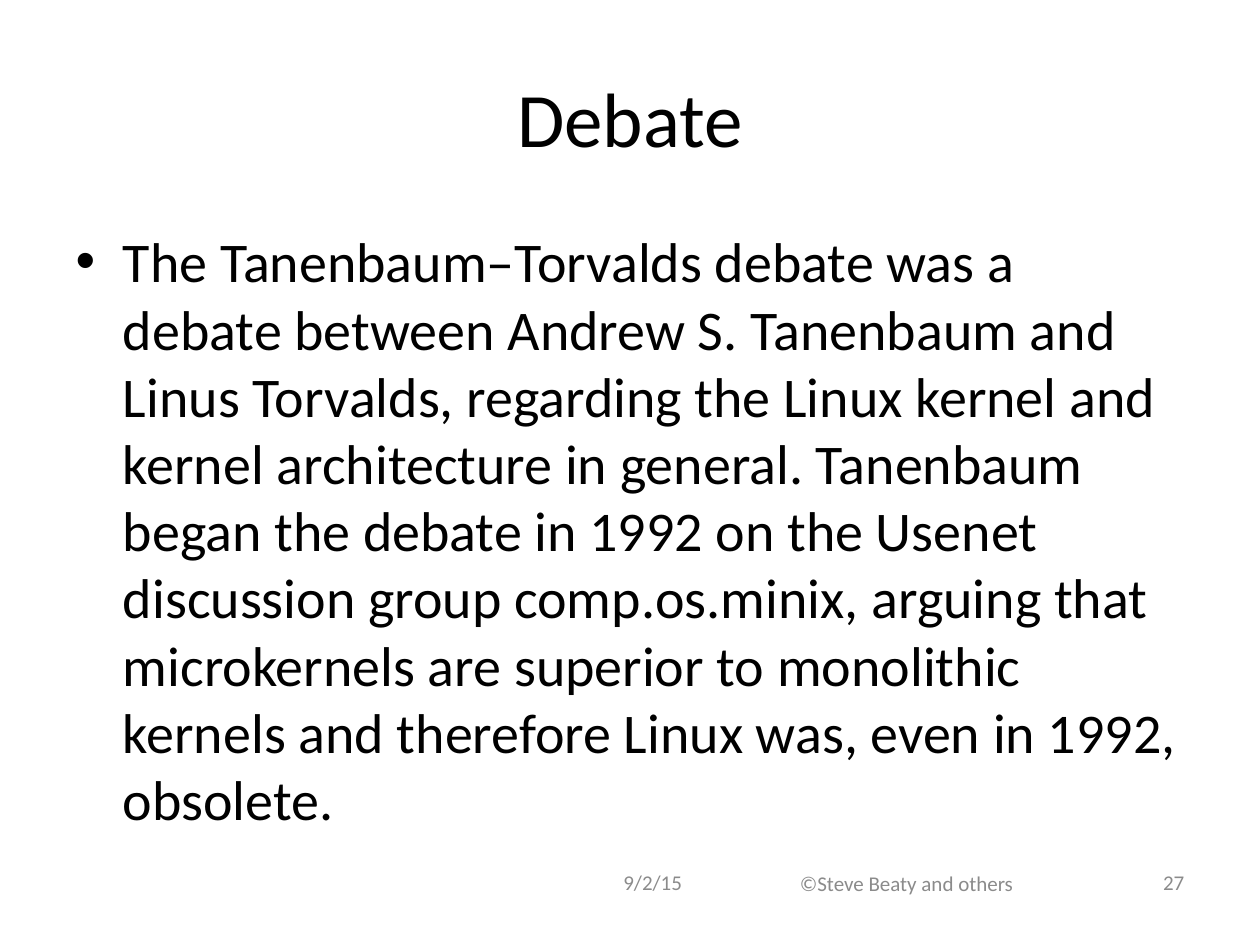
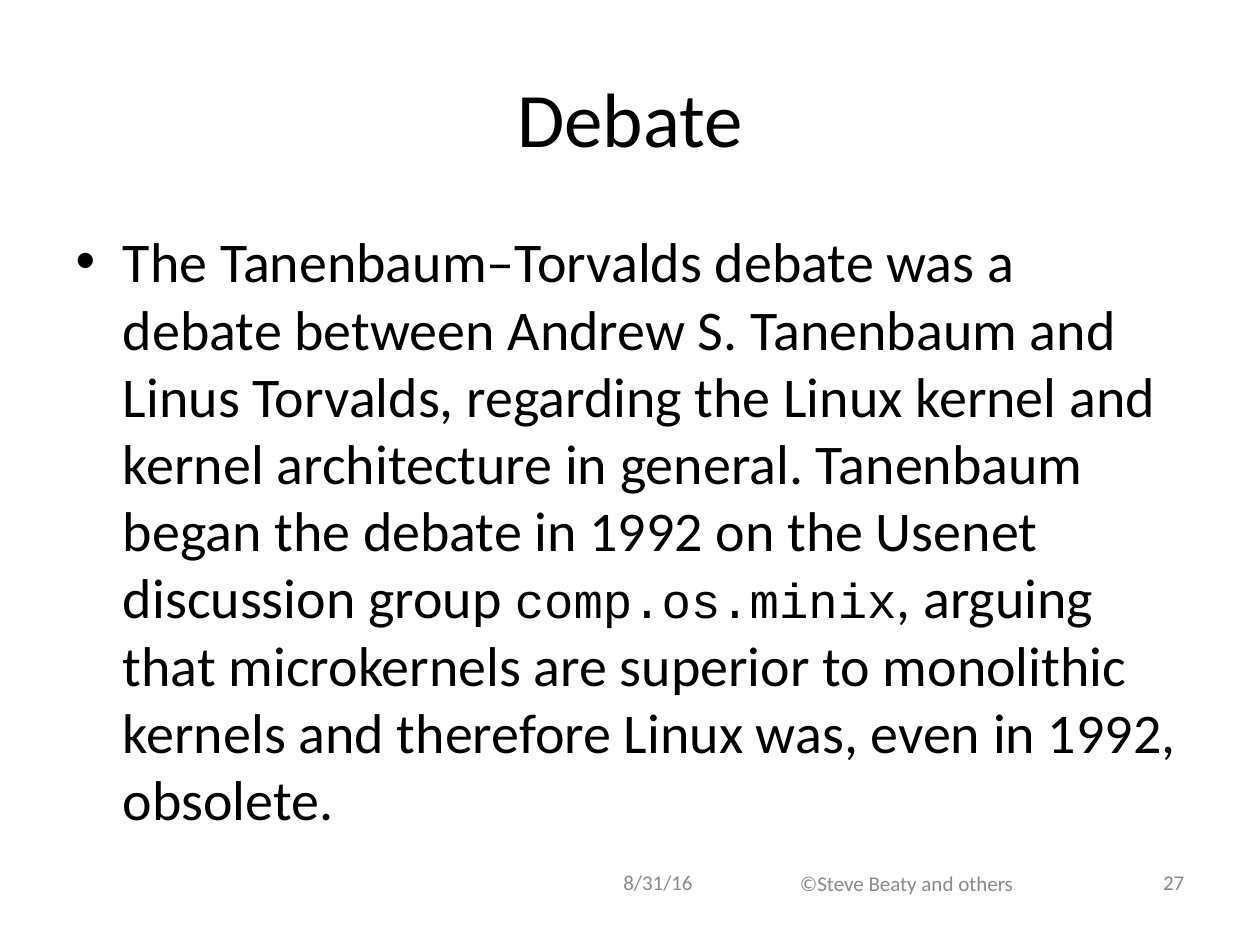
Before and after one commit to ivogeorg/cs1030, a slide deck: slide 27 of slides-steve/Chapter 05.pptx. Drawn at 1260x945 pixels with LibreOffice and Linux fonts; fonts in the diff are those of the drawing; background and template pictures are left out. Boxes give left, top, right and bottom in pixels: in the first picture for what was removed or moved away, otherwise in the second. Text is boxed around its words. In the diff, an @@ line names an element or a change of style, - is before the commit and + after.

```diff
--- a/slides-steve/Chapter 05.pptx
+++ b/slides-steve/Chapter 05.pptx
@@ text "The Tanenbaum–Torvalds debate was a ..." at (123,243,1175,821): size 32 to 28 pt, font Calibri to Courier New in "comp.os.minix," @@
@@ text at (623,875,692,891): text changed @@
-9/2/15
+8/31/16
```
Also in this commit, not shown: 33 other slides changed, 5 other files.
